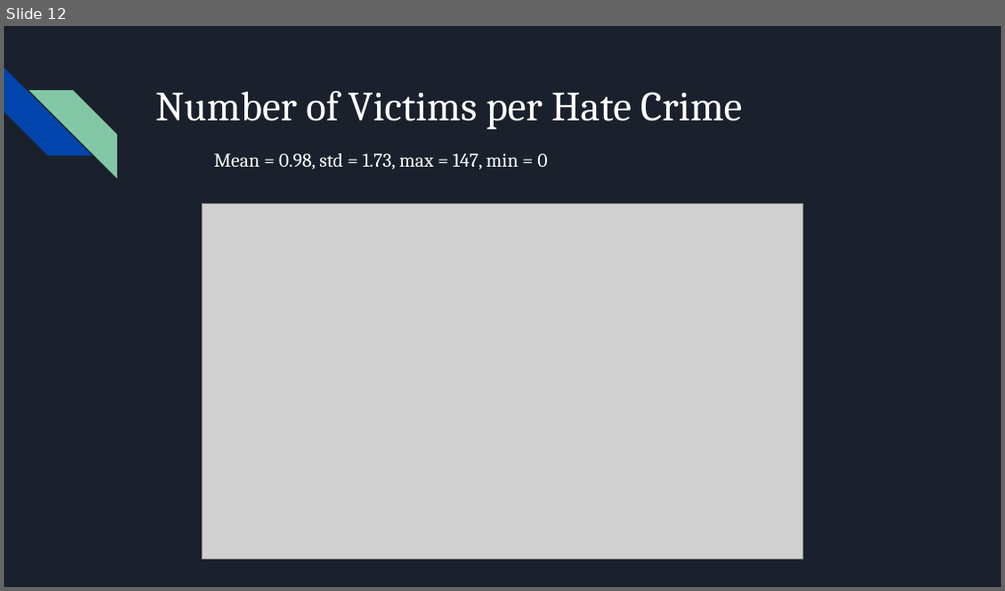
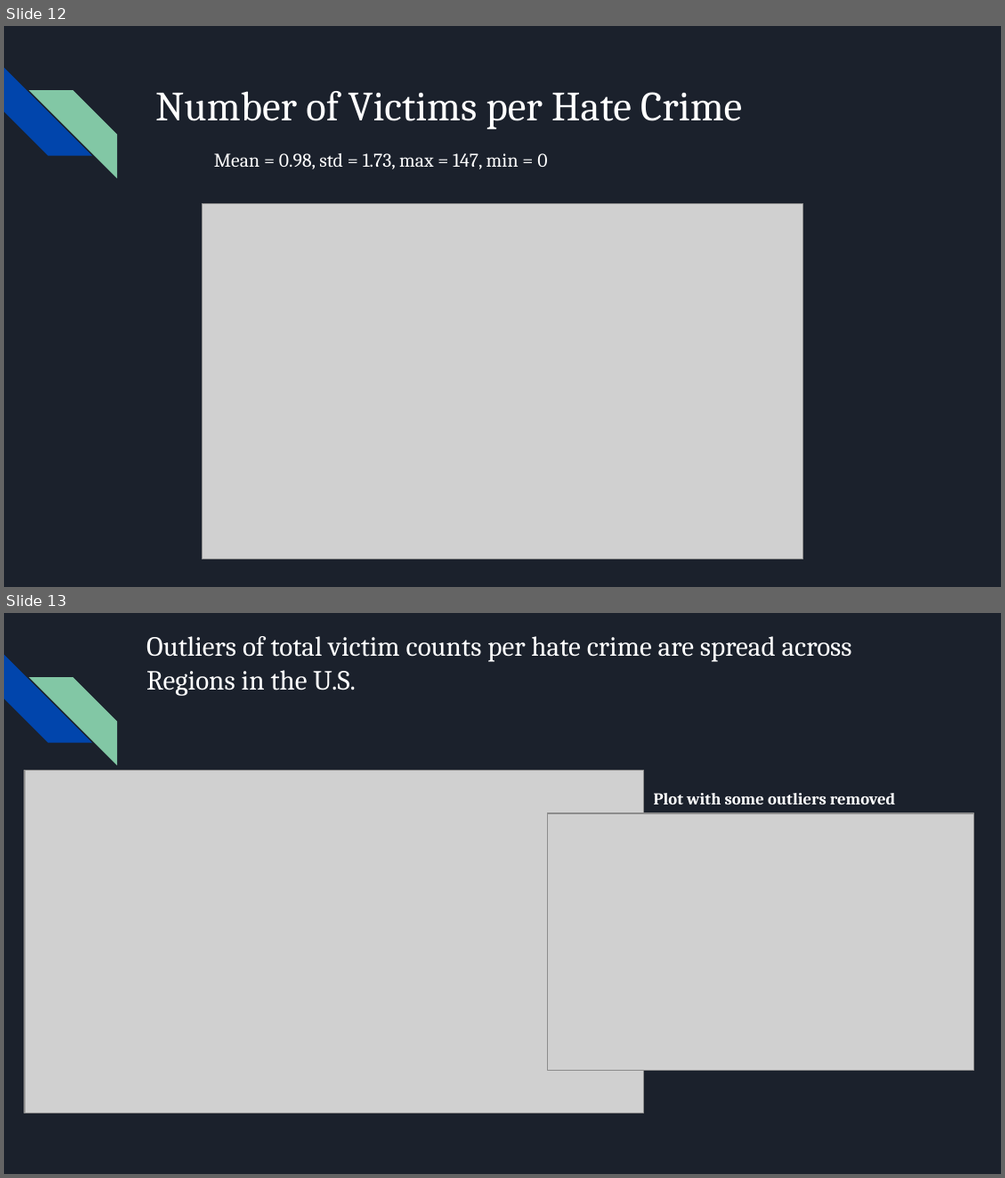
Before and after one commit to artolon/Exploratory_Analysis_Project, a slide deck: Hate_Crime_Data_Analysis_by_AT_SM.pptx. Shown one above the other, each under a label of ours: slide 12 before the commit, slides 12 and 13 after it. The pictures are 1005x591 and 1005x1178 pixels, drawn with LibreOffice and Linux fonts; fonts in the diff are those of the drawing; grey boxes stand for pictures. Boxes give left, top, right and bottom in pixels: in the first picture for what was removed or moved away, otherwise in the second. Text is boxed around its words. In the diff, an @@ line names an element or a change of style, - is before the commit and + after.

Commit message:
Added clarifying text

```diff
--- a/Hate_Crime_Data_Analysis_by_AT_SM.pptx
+++ b/Hate_Crime_Data_Analysis_by_AT_SM.pptx
@@ slide 13 added at [4, 613, 1001, 1174], background #1B212C; not listed: 2 template elements that a slide beside it also shows @@
@@ text added at [146, 636, 852, 696], 20 pt, text #FFFFFF @@
+Outliers of total victim counts per hate crime are spread across Regions in the U.S.
@@ picture added at [25, 771, 644, 1112] @@
@@ text added at [654, 793, 895, 804], 12 pt, text #FFFFFF, bold @@
+Plot with some outliers removed
@@ picture added at [547, 813, 974, 1070] @@
```
Also in this commit, not shown: 3 slides changed, 1 slide removed.
